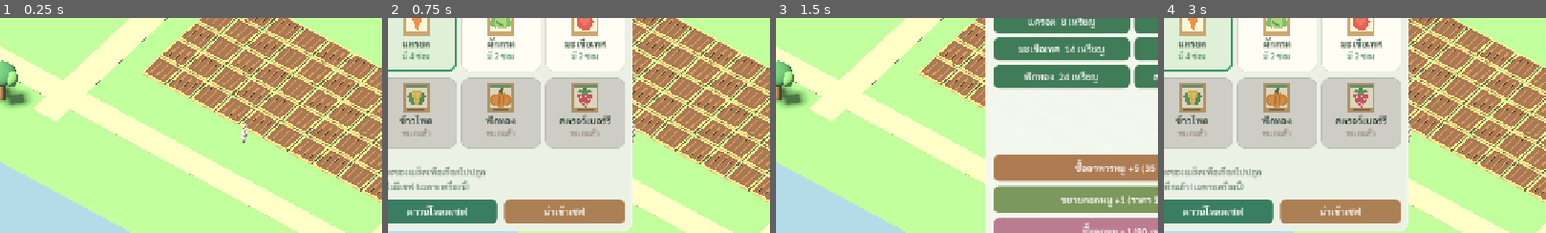
Above: before the commit, frames 1-4 (left to right).
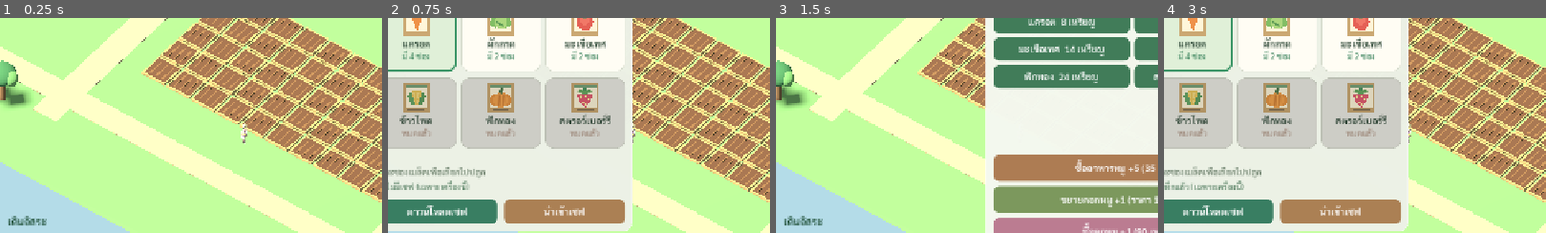
Above: after the commit, the same moments.

Repository: redfullmoon209-debug/happy-farm
Game: Godot game, scene res://scenes/Main.tscn
The game is run twice, just before and just after one commit, with the same random seed, the same clock (stepped at 60 frames per second) and the same inputs.
Inputs:
- Up to frame 1 (0.25 s): no input
- Up to frame 2 (0.75 s): click "กระเป๋า" at 0.5 s
- Up to frame 3 (1.5 s): click "ร้านค้า" at 1.25 s
- Up to frame 4 (3 s): click "ให้อาหาร" at 2 s; click "เลือกเมล็ด" at 2.75 s
The pictures show only the part of the screen within x 4-54%, y 29-79%; the shares and areas given below are measured in that part.

The runs differ from the first frame. In frame 1, 0.3% of the frame differs, in the area x 2-13%, y 92-97%; in frame 2, less than 0.1%; in frame 3, 0.3%; in frame 4, less than 0.1%.

Commit message:
Label always-on thumb joystick clearly in Thai for desktop and phone testers

Diff:
--- a/scripts/Game.gd
+++ b/scripts/Game.gd
@@ -74,6 +74,7 @@
 var touch_last: Vector2
 var cam_dragged: bool = false
 var stick: Control
+var stick_label: Label
 var ui: Control
 var status_label: Label
 var money_label: Label
@@ -747,6 +748,10 @@
     stick = JOYSTICK.new()
     ui.add_child(stick)
     stick.visible = true
+    stick_label = text_label("เดินอิสระ", 17, Color("#23533c"))
+    stick_label.horizontal_alignment = HORIZONTAL_ALIGNMENT_CENTER
+    stick_label.add_theme_font_override("font", THAI_BOLD)
+    ui.add_child(stick_label)
     run_button = btn("วิ่ง", toggle_run, Color("#538b77"))
     ui.add_child(run_button)
     run_button.visible = true
@@ -909,6 +914,7 @@
         set_box(action_buttons[keys[i]], 12.0+float(i)*(tool_button_w+gap), 75.0, tool_button_w, 34.0)
 
     set_box(stick, 18, h-158, 144, 144)
+    set_box(stick_label, 26, h-184, 128, 27)
     set_box(run_button, w-139, h-151, 123, 62)
     set_box(jump_button, w-139, h-82, 123, 64)
     stick.queue_redraw()
